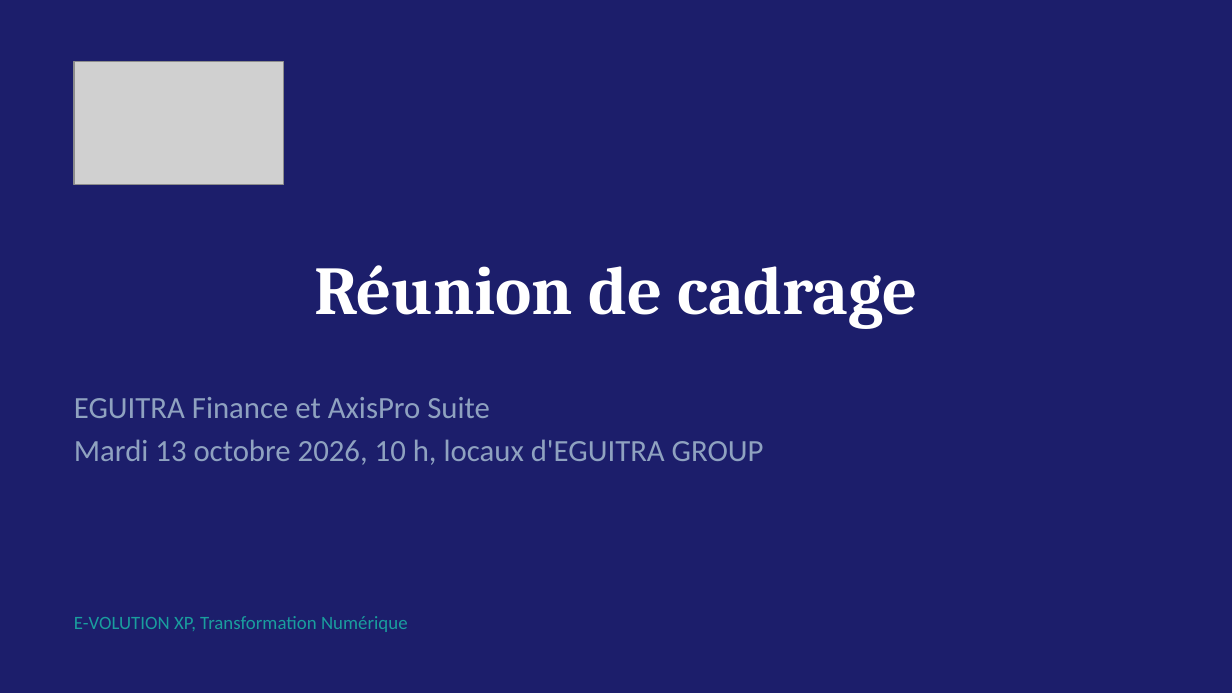
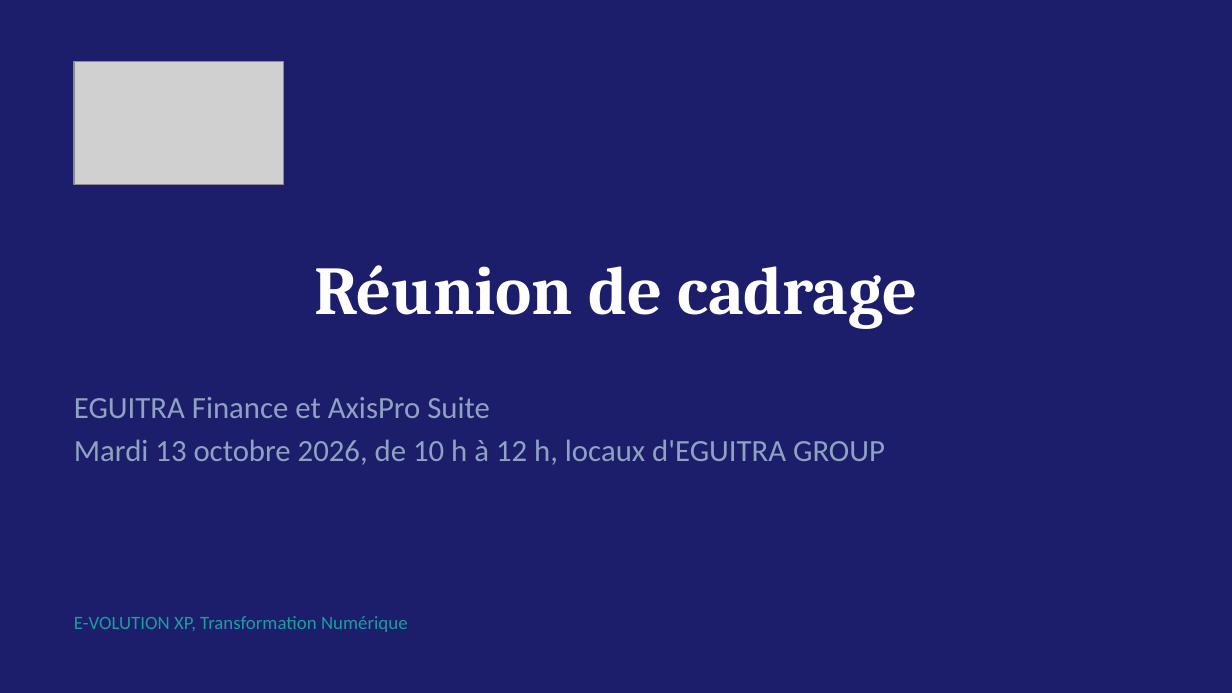
Before and after one commit to MadigbeK/EGUITRA, a slide deck: slide 1 of docs/offre/cadrage/Reunion_de_cadrage_EGUITRA.pptx. Drawn at 1232x693 pixels with LibreOffice and Linux fonts; fonts in the diff are those of the drawing; grey boxes stand for pictures. Boxes give left, top, right and bottom in pixels: in the first picture for what was removed or moved away, otherwise in the second. Text is boxed around its words. In the diff, an @@ line names an element or a change of style, - is before the commit and + after.

```diff
--- a/docs/offre/cadrage/Reunion_de_cadrage_EGUITRA.pptx
+++ b/docs/offre/cadrage/Reunion_de_cadrage_EGUITRA.pptx
@@ text at (74,439,885,465): text changed @@
-Mardi 13 octobre 2026, 10 h, locaux d'EGUITRA GROUP
+Mardi 13 octobre 2026, de 10 h à 12 h, locaux d'EGUITRA GROUP
```
Also in this commit, not shown: 7 other slides changed, 9 other files.
